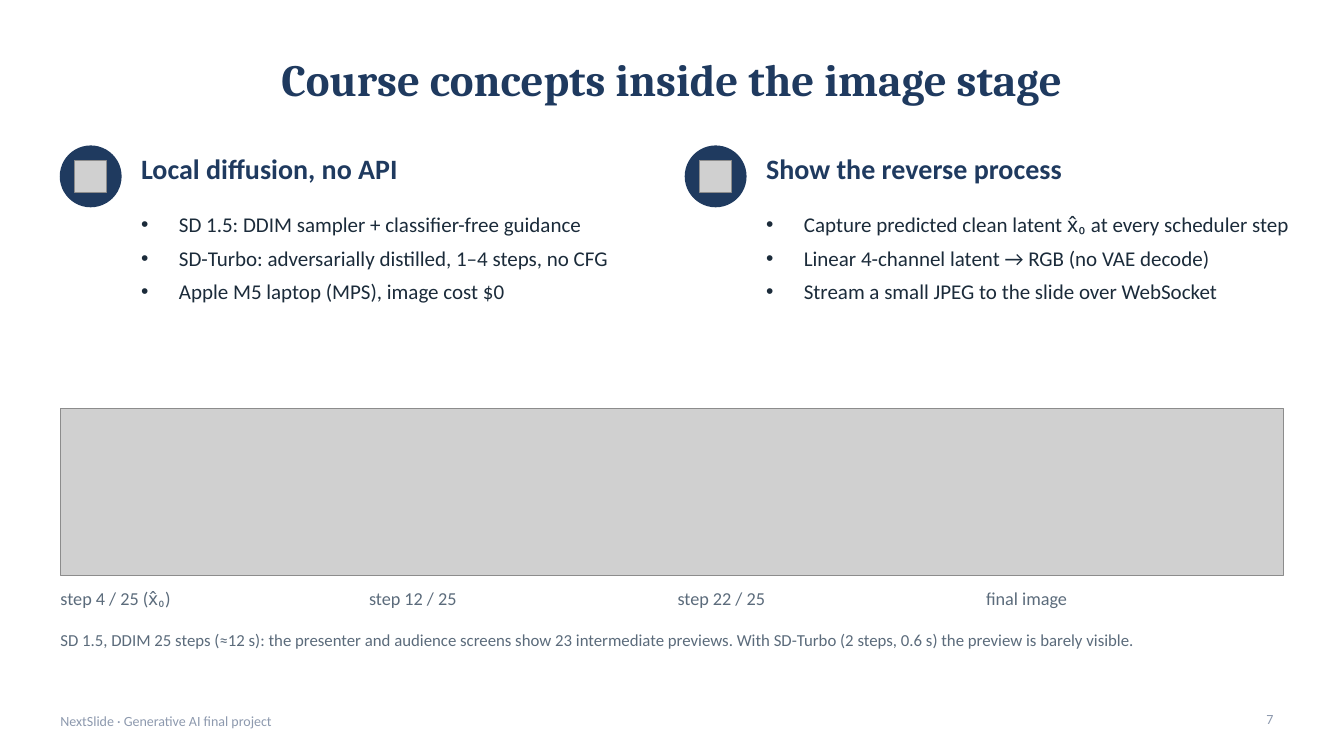
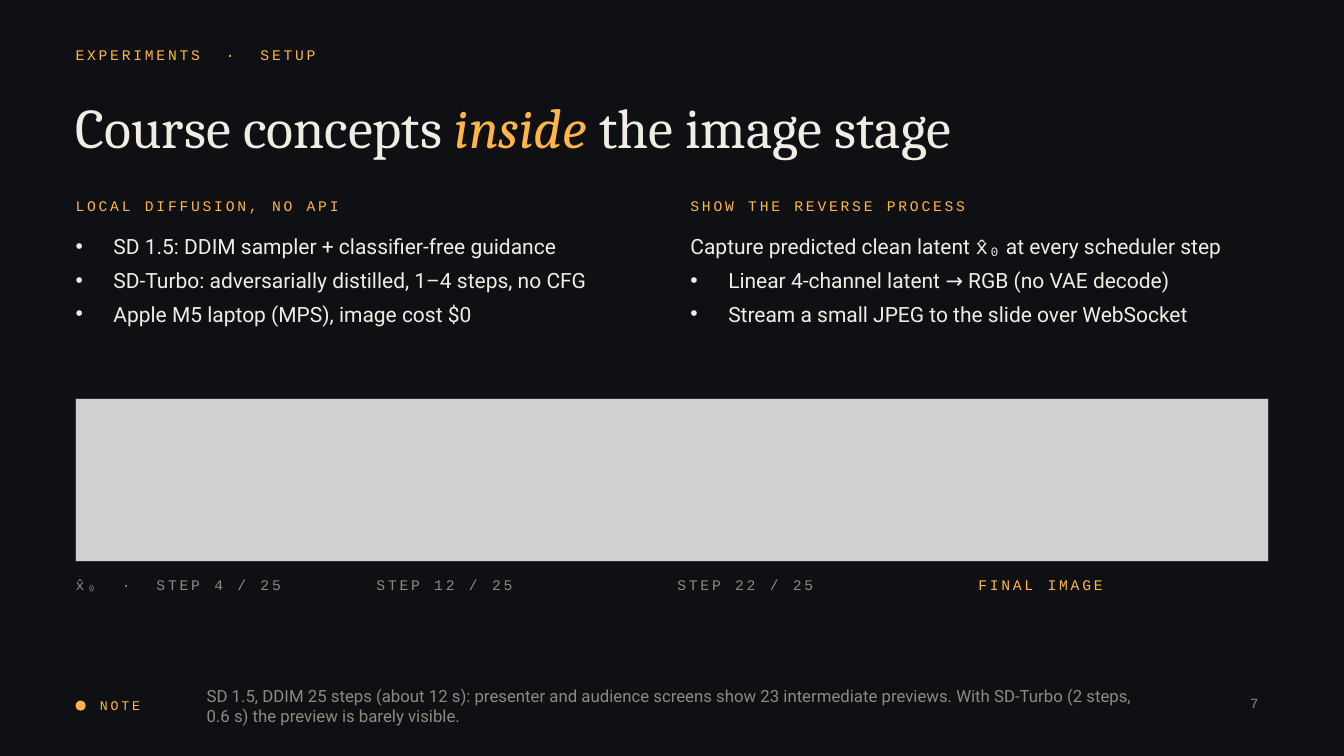
Before and after one commit to nunu0404/GenAI-proj-2026, a slide deck: slide 7 of docs/presentation/NextSlide_final.pptx. Drawn at 1344x756 pixels with LibreOffice and Linux fonts; fonts in the diff are those of the drawing; grey boxes stand for pictures; background and template pictures are left out. Boxes give left, top, right and bottom in pixels: in the first picture for what was removed or moved away, otherwise in the second. Text is boxed around its words. In the diff, an @@ line names an element or a change of style, - is before the commit and + after.

```diff
--- a/docs/presentation/NextSlide_final.pptx
+++ b/docs/presentation/NextSlide_final.pptx
@@ background #FFFFFF to picture (left out) @@
@@ text added at [76,50,315,60], 10.5 pt, text #FFB547 @@
+EXPERIMENTS · SETUP
@@ title "Course concepts inside the image ...": place and size @@
-title "Course concepts inside the image ..." at [281,65,1062,106]
+title "Course concepts inside the image ..." at [76,109,951,161]
@@ title "Course concepts inside the image ..." at [76,109,951,161]: size 32 to 40 pt, bold off; text colour #1F3A5F to #F1EDE4 in "Course concepts the image stage"; text colour #1F3A5F to #FFB547, italic on in "inside"; alignment centre to left @@
@@ ellipse removed at [60,146,121,207] @@
@@ ellipse removed at [686,146,746,207] @@
@@ picture removed at [75,160,106,192] @@
@@ picture removed at [700,160,731,192] @@
@@ text at [76,201,339,214]: text changed; size 20 to 10.5 pt; font Calibri to Courier New; text colour #1F3A5F to #FFB547; bold off @@
-Local diffusion, no API
+LOCAL DIFFUSION, NO API
@@ text at [690,201,965,211]: text changed; size 20 to 10.5 pt; font Calibri to Courier New; text colour #1F3A5F to #FFB547; bold off @@
-Show the reverse process
+SHOW THE REVERSE PROCESS
@@ text "SD 1.5: DDIM sampler + ...": place and size @@
-text "SD 1.5: DDIM sampler + ..." at [179,217,608,303]
+text "SD 1.5: DDIM sampler + ..." at [113,238,587,327]
@@ text "SD 1.5: DDIM sampler + ..." at [113,238,587,327]: font Calibri to Roboto, text colour #1B2B3A to #F1EDE4 @@
@@ text "Capture predicted clean latent x̂₀ ...": place and size @@
-text "Capture predicted clean latent x̂₀ ..." at [804,216,1288,299]
+text "Capture predicted clean latent x̂₀ ..." at [690,238,1221,323]
@@ text "Capture predicted clean latent x̂₀ ..." at [690,238,1221,323]: font Calibri to Roboto, text colour #1B2B3A to #F1EDE4; font Calibri to Courier New in "x̂₀" @@
@@ picture: place and size @@
-picture at [60,408,1284,576]
+picture at [76,398,1268,562]
@@ rectangle added at [76,398,1268,562], outline #2C2F34 0.75 pt @@
@@ text at [76,579,280,592]: text changed; size 13 to 10.5 pt; font Calibri to Courier New; text colour #5B6B7B to #8E8A80 @@
-step 4 / 25 (x̂₀)
+x̂₀ · STEP 4 / 25
@@ text at [376,580,512,590]: text changed; size 13 to 10.5 pt; font Calibri to Courier New; text colour #5B6B7B to #8E8A80 @@
-step 12 / 25
+STEP 12 / 25
@@ text at [677,580,813,590]: text changed; size 13 to 10.5 pt; font Calibri to Courier New; text colour #5B6B7B to #8E8A80 @@
-step 22 / 25
+STEP 22 / 25
@@ text at [978,580,1103,590]: text changed; size 13 to 10.5 pt; font Calibri to Courier New; text colour #5B6B7B to #FFB547 @@
-final image
+FINAL IMAGE
@@ text at [207,689,1130,726]: text changed; font Calibri to Roboto; text colour #5B6B7B to #8E8A80 @@
-SD 1.5, DDIM 25 steps (≈12 s): the presenter and audience screens show 23 intermediate previews. With SD-Turbo (2 steps, 0.6 s) the preview is barely visible.
+SD 1.5, DDIM 25 steps (about 12 s): presenter and audience screens show 23 intermediate previews. With SD-Turbo (2 steps, 0.6 s) the preview is barely visible.
@@ text "SD 1.5, DDIM 25 steps ..." at [207,689,1130,726]: vertical alignment top to middle @@
@@ text removed at [60,716,271,728] @@
-NextSlide · Generative AI final project
@@ ellipse added at [76,701,86,711], fill #FFB547 @@
@@ text added at [100,701,140,710], 9.5 pt, text #FFB547 @@
+NOTE
@@ page number: place and size @@
-page number at [1266,715,1273,724]
+page number at [1250,699,1258,708]
@@ page number at [1250,699,1258,708]: font Calibri to Courier New, text colour #8D99AE to #8E8A80 @@
```
Also in this commit, not shown: 11 other slides changed, 31 other files.
